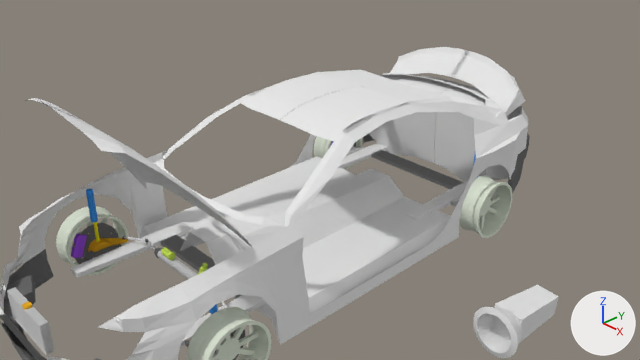
The Blender file BMW/bmw150i.blend, before and after one commit.
Rendered twice from the file's camera 'Camera'. Every picture has the same lights, and +X, +Y and +Z are marked at lower right.

Names of what the first picture shows: 'body', 'brakeDisk.001', 'frontBumper', 'frontSuspensionFrame', 'frontSuspensionFrame.001', 'gearbox', 'hood', 'radiator', 'trunk', 'wheel', 'wheel.001', 'wheel.003'.
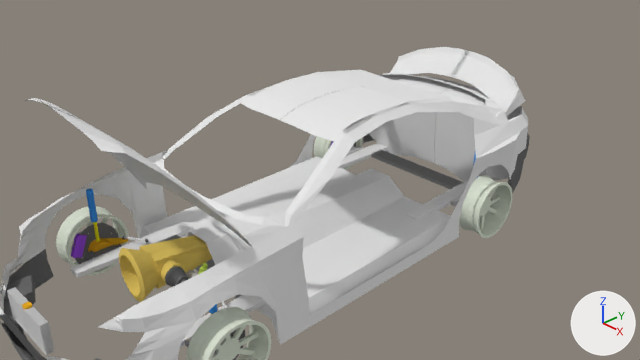
Commit message: drive shaft train ...

Pixel boxes (x1, y1, x2, y2) of what changed, in the pictures (640 x 360 px):
'gearbox', reshaped, moved: before (473, 285, 559, 358); after (119, 235, 213, 302)
'leftDriveShaftBoot', added: after (165, 266, 189, 287)
part 1 of me_cube_011, added: after (160, 260, 185, 283)
part 2 of me_cube_011, built on: before (492, 285, 559, 343); after (140, 235, 213, 289)
part 3 of me_cube_011, recoloured: before (473, 307, 523, 358); after (119, 244, 182, 302)

The change in detail:
Material 'gearboxMat' (mat_gearboxmat) is new.
Its base color is (0.8, 0.589, 0.131) (yellow #e7ca65).
me_cube_011 is used by ob_gearbox; location (3.5, 1.39, -0.94); rotation (-0.0262, 0.0367, -0.0628), in degrees (-1.5, 2.1, -3.6); scale (0.228, 0.491, 0.228).
me_cube_011 had 105 vertices, 103 faces and spanned x -1.63..1.73, y -1.61..1.01, z -1.72..1.64.
me_cube_011 now has 467 vertices, 435 faces and spans x -1.63..1.76, y -1.61..1.14, z -1.72..1.64.
me_cube_011 part 1: a new loose piece of 352 vertices spanning x -1.46..1.76, y -1.01..-0.29, z -0.76..0.72, in mat_gearboxmat (yellow #e7ca65).
Part 2, on me_cube_011:
6 faces are deleted.
4 vertices move from x -0.82..0.82, y 0.99..1.01, z -0.72..0.72 to x -0.62..0.63, y 0.98..1.02, z -0.56..0.56.
10 vertices are added at x -1.29..1.22, y -1.01..1.14, z -1.0..1.0.
16 new faces join them.
me_cube_011 part 3: 97 faces spanning x -1.63..1.73, y -1.61..0.18, z -1.72..1.64 switch from no material to mat_gearboxmat (yellow #e7ca65).
Object 'gearbox' (ob_gearbox) moves from (3.5, 1.39, -0.94) to (0.04, -2.2, -0.01).
Object 'leftDriveShaftBoot' (ob_leftdriveshaftboot) is new; it shows a copy of the mesh of ob_boot_001.
Its parent is ob_gearbox.
Its matrix parent inverse is Matrix(((4.37, -0.275, -0.161, -0.793), (0.126, 2.031, -0.0533, 4.462), (0.167, 0.104, 4.378, 0.284), (0.0, 0.0, 0.0, 1.0))).
Its location is (0.381, -2.536, -0.015).
Its rotation in degrees is (0, 90, 0).
Its scale is (0.133, 0.133, 0.00702).
